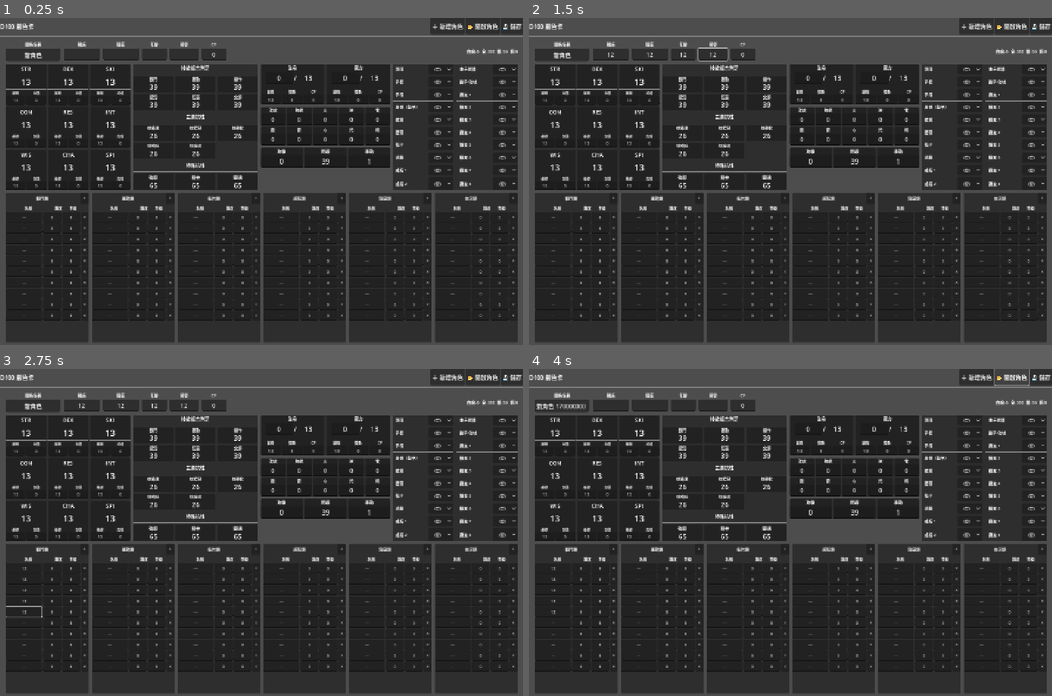
Above: before the commit, frames 1-4 (two rows, left to right).
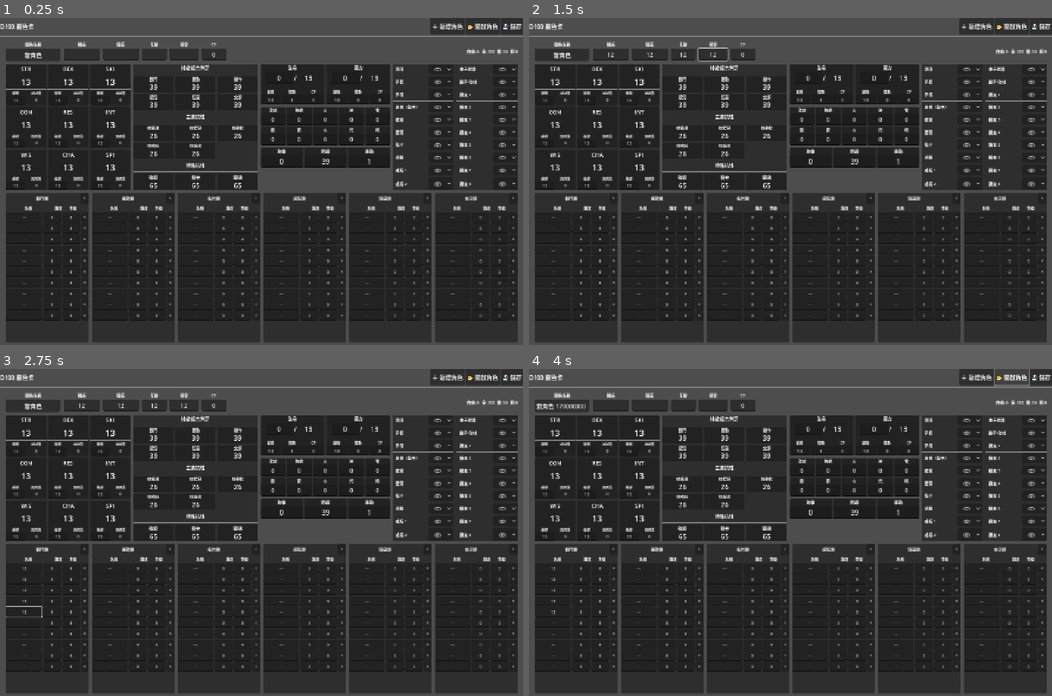
Above: after the commit, the same moments.

Repository: imo-ininder/trpg-sheet
Game: Godot game, scene res://scenes/MainScene.tscn
Same seed, same stepped clock (60 frames per second), same inputs: the game is played once before the commit and once after it.
Inputs (mouse positions are in pixels of both pictures, inside the frame that each line leads up to):
- Up to frame 1 (0.25 s): no input
- Up to frame 2 (1.5 s): click (612, 53) at 0.52 s; type "12" at 0.6 s; click (649, 53) at 0.75 s; type "12" at 0.83 s; click (680, 53) at 0.98 s; type "12" at 1.07 s; click (712, 53) at 1.27 s; type "12" at 1.35 s
- Up to frame 3 (2.75 s): click (26, 568) at 1.5 s; type "12" at 1.58 s; click (26, 578) at 1.73 s; type "12" at 1.82 s; click (26, 591) at 2.02 s; type "12" at 2.1 s; click (26, 601) at 2.25 s; type "12" at 2.33 s; click (26, 610) at 2.48 s; type "12" at 2.57 s
- Up to frame 4 (4 s): click "＋ 新增角色" at 2.75 s; click "📂 開啟角色" at 3.5 s

The runs differ from the first frame. In frame 1, 0.2% of the frame differs, in the area x 5-25%, y 22-52%; in frame 2, 0.2%; in frame 3, 0.2%; in frame 4, 0.2%.

Commit message:
fix skill row and item box

Diff:
--- a/scripts/CharacterData.gd
+++ b/scripts/CharacterData.gd
@@ -23,16 +23,38 @@
 func attr_total(attr: String) -> int:
 	return attr_base.get(attr,0) + attr_equip.get(attr,0) + attr_temp.get(attr,0) + attr_bonus.get(attr,0)
 
+# 加減值計算：(基礎值 - 13) / 2，無條件進位
+func attr_modifier(attr: String) -> int:
+	var base = attr_base.get(attr, 13)
+	return int(ceil((base - 13) / 2.0))
+
 # ── 判定複合數值 ──────────────────────────────────
 const COMPOUND_NAMES = ["戰鬥", "運動", "操作", "感知", "知識", "交涉"]
 
 @export var compound_adj:  Dictionary = { "戰鬥":0,"運動":0,"操作":0,"感知":0,"知識":0,"交涉":0 }
 @export var compound_temp: Dictionary = { "戰鬥":0,"運動":0,"操作":0,"感知":0,"知識":0,"交涉":0 }
-# 公式待補：先用固定 base=39 + adj + temp
-var compound_base: int = 39
+
+# 判定複合數值計算（使用總和，即最終數值）
+func calc_compound(name: String) -> int:
+	var base_value = 0
+	match name:
+		"戰鬥":
+			base_value = attr_total("STR") + attr_total("DEX") + attr_total("SKI")
+		"運動":
+			base_value = attr_total("DEX") + attr_total("SKI") + attr_total("CON")
+		"操作":
+			base_value = attr_total("SKI") + attr_total("INT") + attr_total("WIS")
+		"感知":
+			base_value = attr_total("RES") + attr_total("INT") + attr_total("SPI")
+		"知識":
+			base_value = int(floor((attr_total("INT") + attr_total("WIS")) * 1.5))
+		"交涉":
+			base_value = attr_total("WIS") + attr_total("CHA") + attr_total("SPI")
+
+	return base_value + compound_adj.get(name, 0) + compound_temp.get(name, 0)
 
 func compound_total(name: String) -> int:
-	return compound_base + compound_adj.get(name,0) + compound_temp.get(name,0)
+	return calc_compound(name)
 
 # ── 抗性數值 ──────────────────────────────────────
 const RESIST_NAMES = ["抗毒素", "抗控制", "抗轉化", "抗噴吐", "抗魔法"]
@@ -67,6 +89,11 @@
 @export var fortitude: int = 65
 @export var spirit: int = 65
 @export var soul: int = 65
+
+# 強韌/精神/靈魂自動計算
+func calc_fortitude() -> int: return attr_base.get("CON", 13) * 5
+func calc_spirit() -> int: return attr_base.get("RES", 13) * 5
+func calc_soul() -> int: return attr_base.get("SPI", 13) * 5
 
 # 元素抗性
 @export var res_fire: int = 0
--- a/scripts/CharacterSheet.gd
+++ b/scripts/CharacterSheet.gd
@@ -198,32 +198,49 @@
 
 		card_vb.add_child(HSeparator.new())
 
-		# 基礎 / 加值 輸入格（縮小）
+		# 基礎 / 加減值（縮小）
 		var row = HBoxContainer.new()
 		row.add_theme_constant_override("separation", 3)
 		card_vb.add_child(row)
 
-		for pair in [["base", "基礎"], ["bonus", "加值"]]:
-			var suffix     = pair[0]
-			var label_text = pair[1]
-			var col = VBoxContainer.new()
-			col.size_flags_horizontal = Control.SIZE_EXPAND_FILL
-			col.add_theme_constant_override("separation", 1)
-			var sub_lbl = Label.new()
-			sub_lbl.text = label_text
-			sub_lbl.add_theme_font_size_override("font_size", 9)
-			sub_lbl.horizontal_alignment = HORIZONTAL_ALIGNMENT_CENTER
-			col.add_child(sub_lbl)
-			var le = LineEdit.new()
-			le.text = "13" if suffix == "base" else "0"
-			le.size_flags_horizontal = Control.SIZE_EXPAND_FILL
-			le.alignment = HORIZONTAL_ALIGNMENT_CENTER
-			le.add_theme_font_size_override("font_size", 10)
-			le.custom_minimum_size.y = 22
-			_attr_inputs[attr + "_" + suffix] = le
-			le.text_changed.connect(func(_v): _recalc_attr(attr))
-			col.add_child(le)
-			row.add_child(col)
+		# 基礎值（可編輯）
+		var base_col = VBoxContainer.new()
+		base_col.size_flags_horizontal = Control.SIZE_EXPAND_FILL
+		base_col.add_theme_constant_override("separation", 1)
+		var base_lbl = Label.new()
+		base_lbl.text = "基礎"
+		base_lbl.add_theme_font_size_override("font_size", 9)
+		base_lbl.horizontal_alignment = HORIZONTAL_ALIGNMENT_CENTER
+		base_col.add_child(base_lbl)
+		var base_le = LineEdit.new()
+		base_le.text = "13"
+		base_le.size_flags_horizontal = Control.SIZE_EXPAND_FILL
+		base_le.alignment = HORIZONTAL_ALIGNMENT_CENTER
+		base_le.add_theme_font_size_override("font_size", 10)
+		base_le.custom_minimum_size.y = 22
+		_attr_inputs[attr + "_base"] = base_le
+		base_le.text_changed.connect(func(_v): _recalc_attr(attr))
+		base_col.add_child(base_le)
+		row.add_child(base_col)
+
+		# 加減值（唯讀，自動計算）
+		var mod_col = VBoxContainer.new()
+		mod_col.size_flags_horizontal = Control.SIZE_EXPAND_FILL
+		mod_col.add_theme_constant_override("separation", 1)
+		var mod_lbl = Label.new()
+		mod_lbl.text = "加減值"
+		mod_lbl.add_theme_font_size_override("font_size", 9)
+		mod_lbl.horizontal_alignment = HORIZONTAL_ALIGNMENT_CENTER
+		mod_col.add_child(mod_lbl)
+		var mod_label = Label.new()
+		mod_label.text = "0"
+		mod_label.horizontal_alignment = HORIZONTAL_ALIGNMENT_CENTER
+		mod_label.vertical_alignment = VERTICAL_ALIGNMENT_CENTER
+		mod_label.add_theme_font_size_override("font_size", 10)
+		mod_label.custom_minimum_size.y = 22
+		_attr_inputs[attr + "_modifier"] = mod_label  # 儲存為 Label
+		mod_col.add_child(mod_label)
+		row.add_child(mod_col)
 
 		grid.add_child(card)
 
@@ -882,21 +899,76 @@
 
 # ── 計算邏輯 ──────────────────────────────────────
 func _recalc_attr(attr: String) -> void:
-	var total = 0
-	for suffix in ["base", "bonus"]:
-		var le = _attr_inputs.get(attr + "_" + suffix)
-		if le: total += int(le.text) if le.text.is_valid_int() else 0
-	# 裝備與臨時修正（隱藏欄位，由外部系統寫入）
+	# 取得基礎值
+	var base_le = _attr_inputs.get(attr + "_base")
+	var base_val = 13
+	if base_le and base_le.text.is_valid_int():
+		base_val = int(base_le.text)
+
+	# 計算加減值：(基礎值 - 13) / 2，無條件進位
+	var modifier = int(ceil((base_val - 13) / 2.0))
+
+	# 更新加減值顯示（唯讀 Label）
+	var mod_label = _attr_inputs.get(attr + "_modifier")
+	if mod_label:
+		mod_label.text = str(modifier) if modifier >= 0 else str(modifier)
+
+	# 計算總和：基礎值 + 裝備 + 臨時 + 加減值
+	var total = base_val
 	total += _attr_hidden.get(attr + "_equip", 0)
 	total += _attr_hidden.get(attr + "_temp",  0)
+	# 注意：加減值已經包含在 attr_modifier 計算中，這裡不重複加
+
+	# 更新總和顯示
 	if _attr_totals.has(attr):
 		_attr_totals[attr].text = str(total)
 
+	# 更新強韌/精神/靈魂（如果相關屬性改變）
+	if attr == "CON" and _soul_labels.has("強韌"):
+		_soul_labels["強韌"].text = str(base_val * 5)
+	elif attr == "RES" and _soul_labels.has("精神"):
+		_soul_labels["精神"].text = str(base_val * 5)
+	elif attr == "SPI" and _soul_labels.has("靈魂"):
+		_soul_labels["靈魂"].text = str(base_val * 5)
+
+	# 更新判定複合數值（如果相關屬性改變）
+	_recalc_all_compounds()
+
 func _recalc_compound(name: String) -> void:
+	# 從 UI 取得當前屬性總和（最終數值）
+	var base_value = 0
+	match name:
+		"戰鬥":
+			base_value = _get_attr_total("STR") + _get_attr_total("DEX") + _get_attr_total("SKI")
+		"運動":
+			base_value = _get_attr_total("DEX") + _get_attr_total("SKI") + _get_attr_total("CON")
+		"操作":
+			base_value = _get_attr_total("SKI") + _get_attr_total("INT") + _get_attr_total("WIS")
+		"感知":
+			base_value = _get_attr_total("RES") + _get_attr_total("INT") + _get_attr_total("SPI")
+		"知識":
+			base_value = int(floor((_get_attr_total("INT") + _get_attr_total("WIS")) * 1.5))
+		"交涉":
+			base_value = _get_attr_total("WIS") + _get_attr_total("CHA") + _get_attr_total("SPI")
+
+	# 加上調整值和臨時值
 	var adj  = _compound_hidden.get(name + "_adj",  0)
 	var temp = _compound_hidden.get(name + "_temp", 0)
+	var total = base_value + adj + temp
+
 	if _compound_totals.has(name):
-		_compound_totals[name].text = str(39 + adj + temp)
+		_compound_totals[name].text = str(total)
+
+func _recalc_all_compounds() -> void:
+	for name in CharacterData.COMPOUND_NAMES:
+		_recalc_compound(name)
+
+# 從 UI 取得屬性總和
+func _get_attr_total(attr: String) -> int:
+	var total_label = _attr_totals.get(attr)
+	if total_label and total_label.text.is_valid_int():
+		return int(total_label.text)
+	return 13  # 預設值
 
 func _recalc_resist(name: String) -> void:
 	var adj  = _resist_hidden.get(name + "_adj",  0)
@@ -922,23 +994,28 @@
 	_align_edit.text = data.alignment
 	_cp_edit.text    = str(data.cp)
 	for attr in CharacterData.ATTR_NAMES:
-		_attr_inputs[attr + "_base"].text  = str(data.attr_base.get(attr, 13))
-		_attr_inputs[attr + "_bonus"].text = str(data.attr_bonus.get(attr, 0))
+		_attr_inputs[attr + "_base"].text = str(data.attr_base.get(attr, 13))
 		# 裝備/臨時存入隱藏字典，之後系統連動時使用
 		_attr_hidden[attr + "_equip"] = data.attr_equip.get(attr, 0)
 		_attr_hidden[attr + "_temp"]  = data.attr_temp.get(attr, 0)
+		# 加減值會在 _recalc_attr 中自動計算
 		_recalc_attr(attr)
+
+	# 複合數值的調整值
 	for name in CharacterData.COMPOUND_NAMES:
 		_compound_hidden[name + "_adj"]  = data.compound_adj.get(name, 0)
 		_compound_hidden[name + "_temp"] = data.compound_temp.get(name, 0)
-		_recalc_compound(name)
+
+	# 屬性載入完成後，更新所有複合數值
+	_recalc_all_compounds()
 	for name in CharacterData.RESIST_NAMES:
 		_resist_hidden[name + "_adj"]  = data.resist_adj.get(name, 0)
 		_resist_hidden[name + "_temp"] = data.resist_temp.get(name, 0)
 		_recalc_resist(name)
-	_soul_labels["強韌"].text = str(data.fortitude)
-	_soul_labels["精神"].text = str(data.spirit)
-	_soul_labels["靈魂"].text = str(data.soul)
+	# 強韌/精神/靈魂：自動從屬性計算
+	_soul_labels["強韌"].text = str(data.calc_fortitude())
+	_soul_labels["精神"].text = str(data.calc_spirit())
+	_soul_labels["靈魂"].text = str(data.calc_soul())
 	# 物理/元素抗性
 	var elem_map = {
 		"法抗": data.magic_resist, "物抗": data.phys_resist,
@@ -992,8 +1069,9 @@
 	_data.alignment  = _align_edit.text
 	_data.cp         = int(_cp_edit.text) if _cp_edit.text.is_valid_int() else 0
 	for attr in CharacterData.ATTR_NAMES:
-		_data.attr_base[attr]  = int(_attr_inputs[attr+"_base"].text)  if _attr_inputs[attr+"_base"].text.is_valid_int()  else 0
-		_data.attr_bonus[attr] = int(_attr_inputs[attr+"_bonus"].text) if _attr_inputs[attr+"_bonus"].text.is_valid_int() else 0
+		_data.attr_base[attr] = int(_attr_inputs[attr+"_base"].text) if _attr_inputs[attr+"_base"].text.is_valid_int() else 13
+		# bonus 現在由加減值公式自動計算，不再手動設定
+		_data.attr_bonus[attr] = _data.attr_modifier(attr)
 		# 裝備/臨時從隱藏字典回寫，保留外部系統寫入的值
 		_data.attr_equip[attr] = _attr_hidden.get(attr + "_equip", 0)
 		_data.attr_temp[attr]  = _attr_hidden.get(attr + "_temp",  0)
@@ -1003,9 +1081,10 @@
 	for name in CharacterData.RESIST_NAMES:
 		_data.resist_adj[name]  = _resist_hidden.get(name + "_adj",  0)
 		_data.resist_temp[name] = _resist_hidden.get(name + "_temp", 0)
-	_data.fortitude = int(_soul_labels["強韌"].text) if _soul_labels["強韌"].text.is_valid_int() else 0
-	_data.spirit    = int(_soul_labels["精神"].text) if _soul_labels["精神"].text.is_valid_int() else 0
-	_data.soul      = int(_soul_labels["靈魂"].text) if _soul_labels["靈魂"].text.is_valid_int() else 0
+	# 強韌/精神/靈魂：從屬性自動計算
+	_data.fortitude = _data.calc_fortitude()
+	_data.spirit    = _data.calc_spirit()
+	_data.soul      = _data.calc_soul()
 	_data.magic_resist    = int(_elem_resist_inputs["法抗"].text) if _elem_resist_inputs["法抗"].text.is_valid_int() else 0
 	_data.phys_resist     = int(_elem_resist_inputs["物抗"].text) if _elem_resist_inputs["物抗"].text.is_valid_int() else 0
 	_data.res_fire        = int(_elem_resist_inputs["火"].text)   if _elem_resist_inputs["火"].text.is_valid_int()   else 0
